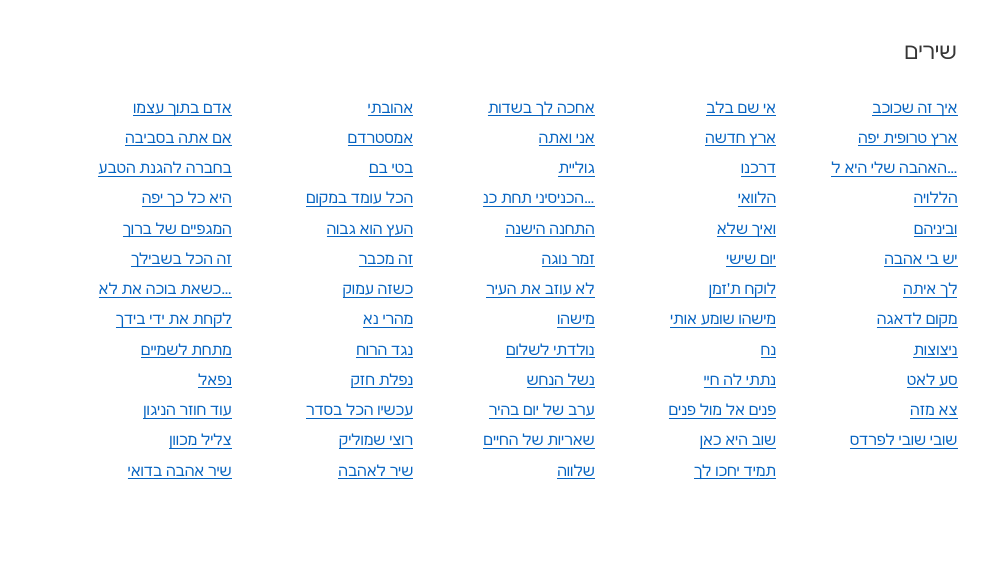
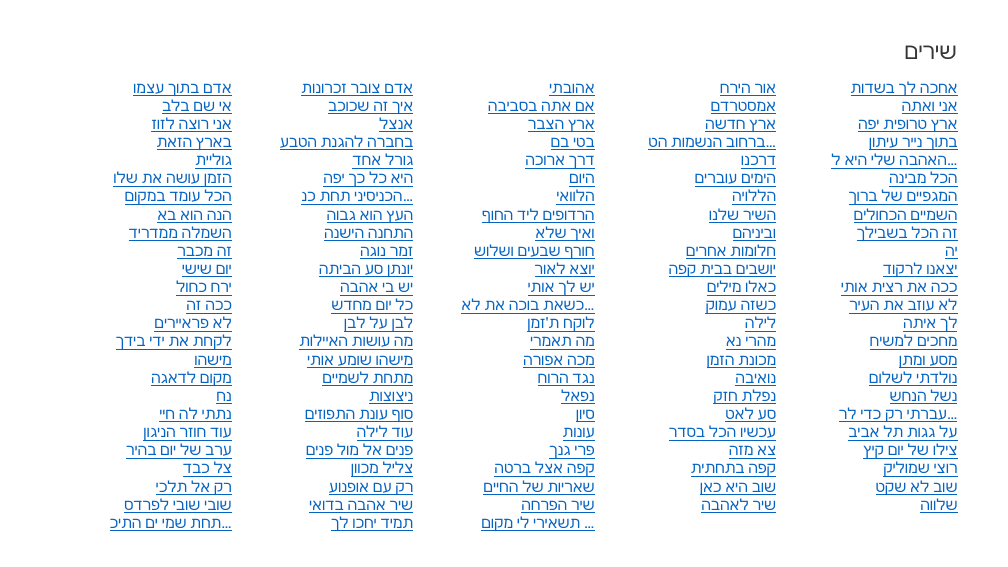
Before and after one commit to guypeled76/songs2slides, a slide deck: slide 1 of songs.pptx. Drawn at 1008x567 pixels with LibreOffice and Linux fonts; fonts in the diff are those of the drawing. Boxes give left, top, right and bottom in pixels: in the first picture for what was removed or moved away, otherwise in the second. Text is boxed around its words. In the diff, an @@ line names an element or a change of style, - is before the commit and + after.

```diff
--- a/songs.pptx
+++ b/songs.pptx
@@ table at (50, 81, 958, 567) @@
-row 1: אדם בתוך עצמו | אהובתי | אחכה לך בשדות | אי שם בלב | איך זה שכוכב
-row 2: אם אתה בסביבה | אמסטרדם | אני ואתה | ארץ חדשה | ארץ טרופית יפה
-row 3: בחברה להגנת הטבע | בטי בם | גוליית | דרכנו | האהבה שלי היא ל…
-row 4: היא כל כך יפה | הכל עומד במקום | הכניסיני תחת כנ… | הלוואי | הללויה
-row 5: המגפיים של ברוך | העץ הוא גבוה | התחנה הישנה | ואיך שלא | וביניהם
-row 6: זה הכל בשבילך | זה מכבר | זמר נוגה | יום שישי | יש בי אהבה
-row 7: כשאת בוכה את לא… | כשזה עמוק | לא עוזב את העיר | לוקח ת'זמן | לך איתה
-row 8: לקחת את ידי בידך | מהרי נא | מישהו | מישהו שומע אותי | מקום לדאגה
-row 9: מתחת לשמיים | נגד הרוח | נולדתי לשלום | נח | ניצוצות
-row 10: נפאל | נפלת חזק | נשל הנחש | נתתי לה חיי | סע לאט
-row 11: עוד חוזר הניגון | עכשיו הכל בסדר | ערב של יום בהיר | פנים אל מול פנים | צא מזה
-row 12: צליל מכוון | רוצי שמוליק | שאריות של החיים | שוב היא כאן | שובי שובי לפרדס
-row 13: שיר אהבה בדואי | שיר לאהבה | שלווה | תמיד יחכו לך | 
+row 1: אדם בתוך עצמו | אדם צובר זכרונות | אהובתי | אור הירח | אחכה לך בשדות
+row 2: אי שם בלב | איך זה שכוכב | אם אתה בסביבה | אמסטרדם | אני ואתה
+row 3: אני רוצה לזוז | אנצל | ארץ הצבר | ארץ חדשה | ארץ טרופית יפה
+row 4: בארץ הזאת | בחברה להגנת הטבע | בטי בם | ברחוב הנשמות הט… | בתוך נייר עיתון
+row 5: גוליית | גורל אחד | דרך ארוכה | דרכנו | האהבה שלי היא ל…
+row 6: הזמן עושה את שלו | היא כל כך יפה | היום | הימים עוברים | הכל מבינה
+row 7: הכל עומד במקום | הכניסיני תחת כנ… | הלוואי | הללויה | המגפיים של ברוך
+row 8: הנה הוא בא | העץ הוא גבוה | הרדופים ליד החוף | השיר שלנו | השמיים הכחולים
+row 9: השמלה ממדריד | התחנה הישנה | ואיך שלא | וביניהם | זה הכל בשבילך
+row 10: זה מכבר | זמר נוגה | חורף שבעים ושלוש | חלומות אחרים | יה
+row 11: יום שישי | יונתן סע הביתה | יוצא לאור | יושבים בבית קפה | יצאנו לרקוד
+row 12: ירח כחול | יש בי אהבה | יש לך אותי | כאלו מילים | ככה את רצית אותי
+row 13: ככה זה | כל יום מחדש | כשאת בוכה את לא… | כשזה עמוק | לא עוזב את העיר
+row 14: לא פראיירים | לבן על לבן | לוקח ת'זמן | לילה | לך איתה
+row 15: לקחת את ידי בידך | מה עושות האיילות | מה תאמרי | מהרי נא | מחכים למשיח
+row 16: מישהו | מישהו שומע אותי | מכה אפורה | מכונת הזמן | מסע ומתן
+row 17: מקום לדאגה | מתחת לשמיים | נגד הרוח | נואיבה | נולדתי לשלום
+row 18: נח | ניצוצות | נפאל | נפלת חזק | נשל הנחש
+row 19: נתתי לה חיי | סוף עונת התפוזים | סיון | סע לאט | עברתי רק כדי לר…
+row 20: עוד חוזר הניגון | עוד לילה | עונות | עכשיו הכל בסדר | על גגות תל אביב
+row 21: ערב של יום בהיר | פנים אל מול פנים | פרי גנך | צא מזה | צילו של יום קיץ
+row 22: צל כבד | צליל מכוון | קפה אצל ברטה | קפה בתחתית | רוצי שמוליק
+row 23: רק אל תלכי | רק עם אופנוע | שאריות של החיים | שוב היא כאן | שוב לא שקט
+row 24: שובי שובי לפרדס | שיר אהבה בדואי | שיר הפרחה | שיר לאהבה | שלווה
+row 25: תחת שמי ים התיכ… | תמיד יחכו לך | תשאירי לי מקום … |  | 
@@ table: place and size @@
-table at (50, 101, 958, 567)
+table at (50, 81, 958, 567)
```
Also in this commit, not shown: 61 other slides changed, 59 slides added, 8 other files.
